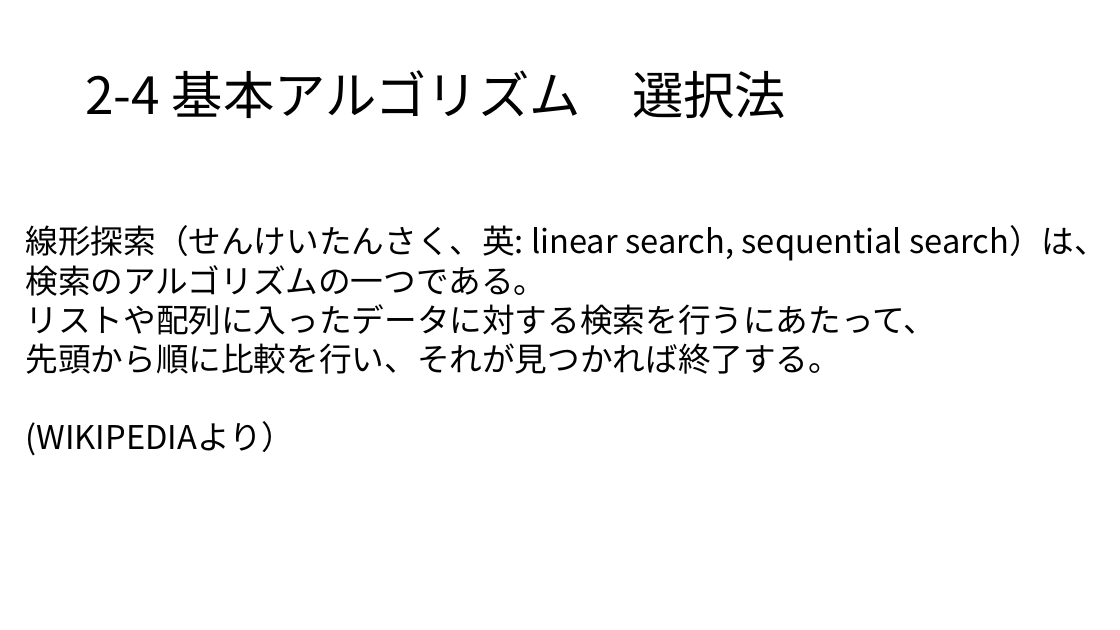
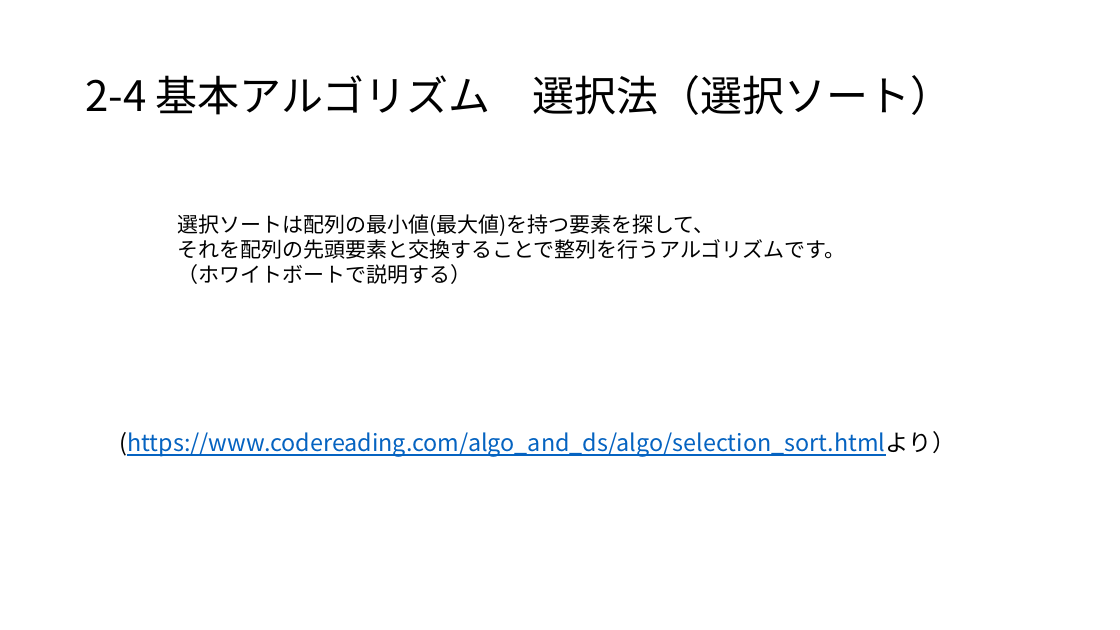
Before and after one commit to masakage/algorithm, a slide deck: slide 3 of docs/第11回選択法交換法アルゴリズム .pptx. Drawn at 1120x630 pixels with LibreOffice and Linux fonts; fonts in the diff are those of the drawing. Boxes give left, top, right and bottom in pixels: in the first picture for what was removed or moved away, otherwise in the second. Text is boxed around its words. In the diff, an @@ line names an element or a change of style, - is before the commit and + after.

Commit message:
modified

```diff
--- a/docs/第11回選択法交換法アルゴリズム .pptx
+++ b/docs/第11回選択法交換法アルゴリズム .pptx
@@ title at bbox=[85, 75, 953, 115]: text changed; size 44 to 36 pt @@
-2-4 基本アルゴリズム 選択法
+2-4 基本アルゴリズム 選択法（選択ソート）
@@ text added at bbox=[177, 214, 846, 284], 18 pt, text #000000 @@
+選択ソートは配列の最小値(最大値)を持つ要素を探して、
+それを配列の先頭要素と交換することで整列を行うアルゴリズムです。
+（ホワイトボートで説明する）
@@ text at bbox=[120, 431, 956, 457]: text changed; size 28 to 20 pt; text colour #000000 to #0563C1 @@
-線形探索（せんけいたんさく、英: linear search, sequential search）は、
-検索のアルゴリズムの一つである。
-リストや配列に入ったデータに対する検索を行うにあたって、
-先頭から順に比較を行い、それが見つかれば終了する。
-(WIKIPEDIAより）
+(https://www.codereading.com/algo_and_ds/algo/selection_sort.htmlより）
```
Also in this commit, not shown: 2 other slides changed, 2 slides added.
